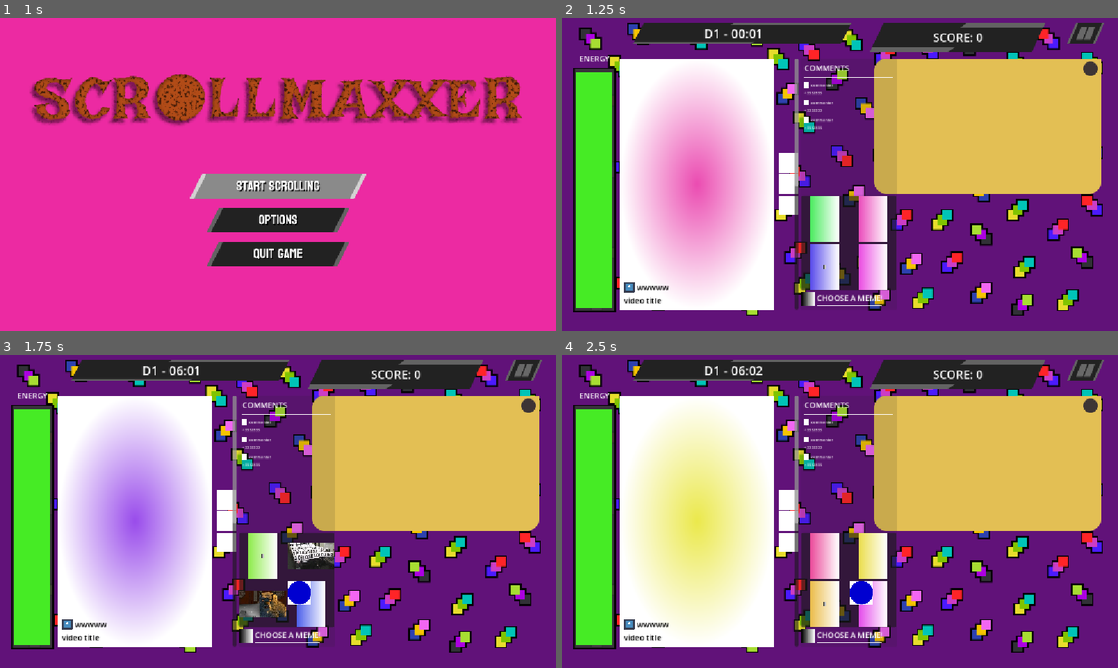
Above: before the commit, frames 1-4 (two rows, left to right).
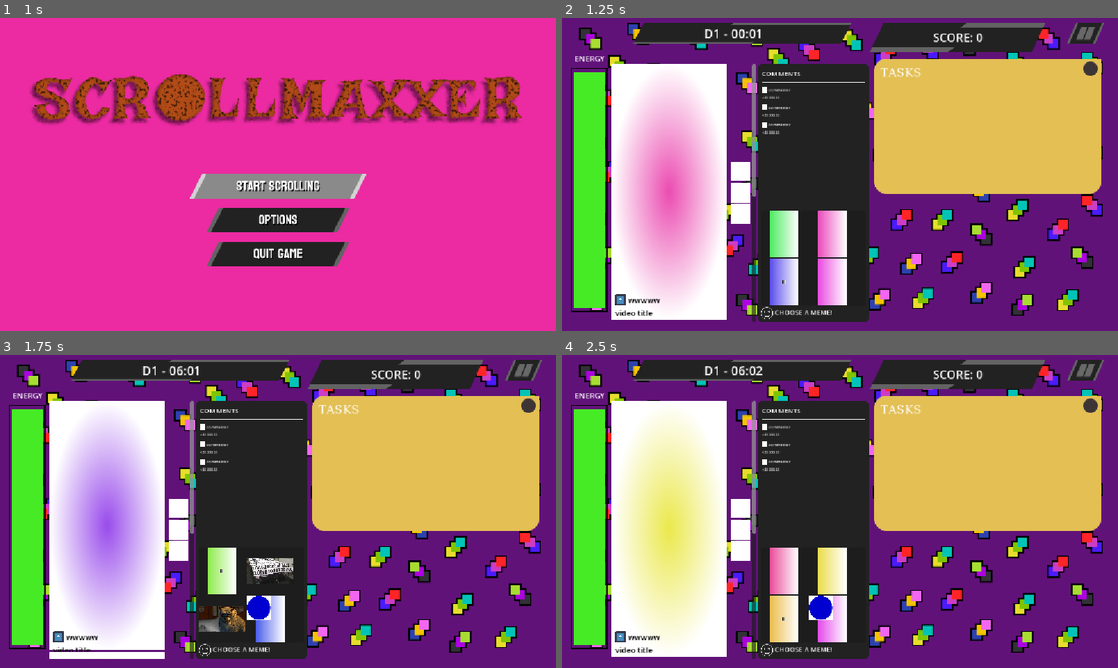
Above: after the commit, the same moments.

Repository: shi-reker/ScrollMaxxer
Game: Godot game, scene res://Scenes/main_menu.tscn
Same seed, same stepped clock (60 frames per second), same inputs: the game is played once before the commit and once after it. The engine's default icon, where the game draws it, is replaced by a stand-in: a white triangle on a blue panel in a dark square. Sound files missing from this copy of the repository are replaced by a short silence.
Inputs (mouse positions are in pixels of both pictures, inside the frame that each line leads up to; where the layout moved, square brackets give the same spot in the first picture):
- Up to frame 1 (1 s): click (278, 187) at 0.5 s
- Up to frame 2 (1.25 s): no input
- Up to frame 3 (1.75 s): click (222, 570) [261, 555] at 1.25 s
- Up to frame 4 (2.5 s): click (834, 570) [873, 555] at 2 s

Frame 1 is identical in both runs. In frame 2, 37% of the frame differs, in the area x 1-65%, y 12-98%; in frame 3, 37%; in frame 4, 37%.

Commit message:
resizing UI

Diff:
--- a/Scenes/comments_panel.tscn
+++ b/Scenes/comments_panel.tscn
@@ -1,31 +1,21 @@
 [gd_scene format=3 uid="uid://b0umvwur1iyax"]
 
+[ext_resource type="Texture2D" uid="uid://c8yono2ruowp8" path="res://assets/UI/comments bg.png" id="1_0eukc"]
 [ext_resource type="PackedScene" uid="uid://dubdbrpnkmn1l" path="res://Scenes/comments.tscn" id="1_ohe8y"]
 [ext_resource type="PackedScene" uid="uid://dnkldi2y71cne" path="res://Scenes/meme_manager.tscn" id="2_0eukc"]
+[ext_resource type="Texture2D" uid="uid://dk6xejswwk6lt" path="res://assets/UI/emoji icon.png" id="4_f1swy"]
 
-[sub_resource type="StyleBoxFlat" id="StyleBoxFlat_f1swy"]
-content_margin_left = 0.0
-content_margin_top = 0.0
-content_margin_right = 0.0
-content_margin_bottom = 0.0
-bg_color = Color(0.13333334, 0.13333334, 0.13333334, 0.13333334)
-corner_radius_top_left = 3
-corner_radius_top_right = 3
-corner_radius_bottom_right = 3
-corner_radius_bottom_left = 3
-corner_detail = 10
+[sub_resource type="StyleBoxTexture" id="StyleBoxTexture_ohe8y"]
+texture = ExtResource("1_0eukc")
 
 [sub_resource type="LabelSettings" id="LabelSettings_g4v7s"]
+font_size = 14
 
-[sub_resource type="Gradient" id="Gradient_c08ds"]
-
-[sub_resource type="GradientTexture2D" id="GradientTexture2D_g4v7s"]
-gradient = SubResource("Gradient_c08ds")
-width = 16
-height = 16
+[sub_resource type="LabelSettings" id="LabelSettings_f1swy"]
+font_size = 14
 
 [node name="MemePanel" type="Control" unique_id=321387236]
-custom_minimum_size = Vector2(200, 520)
+custom_minimum_size = Vector2(230, 520)
 layout_mode = 3
 anchors_preset = 0
 offset_bottom = 520.0
@@ -37,7 +27,7 @@
 anchor_bottom = 1.0
 grow_horizontal = 2
 grow_vertical = 2
-theme_override_styles/panel = SubResource("StyleBoxFlat_f1swy")
+theme_override_styles/panel = SubResource("StyleBoxTexture_ohe8y")
 
 [node name="MarginContainer" type="MarginContainer" parent="." unique_id=1404274269]
 layout_mode = 1
@@ -47,9 +37,9 @@
 grow_horizontal = 2
 grow_vertical = 2
 theme_override_constants/margin_left = 8
-theme_override_constants/margin_top = 8
+theme_override_constants/margin_top = 10
 theme_override_constants/margin_right = 8
-theme_override_constants/margin_bottom = 8
+theme_override_constants/margin_bottom = 10
 
 [node name="VBoxContainer" type="VBoxContainer" parent="MarginContainer" unique_id=471871722]
 layout_mode = 2
@@ -57,8 +47,10 @@
 
 [node name="Label" type="Label" parent="MarginContainer/VBoxContainer" unique_id=438333460]
 layout_mode = 2
+size_flags_vertical = 8
 text = "COMMENTS"
 label_settings = SubResource("LabelSettings_g4v7s")
+vertical_alignment = 1
 
 [node name="ColorRect" type="ColorRect" parent="MarginContainer/VBoxContainer" unique_id=1442354048]
 custom_minimum_size = Vector2(0, 2)
@@ -82,10 +74,10 @@
 anchor_bottom = 1.0
 grow_horizontal = 2
 grow_vertical = 0
-theme_override_constants/margin_left = 8
-theme_override_constants/margin_top = 8
-theme_override_constants/margin_right = 8
-theme_override_constants/margin_bottom = 8
+theme_override_constants/margin_left = 6
+theme_override_constants/margin_top = 6
+theme_override_constants/margin_right = 6
+theme_override_constants/margin_bottom = 6
 
 [node name="VBoxContainer" type="VBoxContainer" parent="MarginContainer2" unique_id=1205702676]
 layout_mode = 2
@@ -101,15 +93,17 @@
 
 [node name="TextureRect" type="TextureRect" parent="MarginContainer2/VBoxContainer/HBoxContainer" unique_id=897160237]
 layout_mode = 2
-texture = SubResource("GradientTexture2D_g4v7s")
+texture = ExtResource("4_f1swy")
 expand_mode = 3
 
 [node name="VBoxContainer" type="VBoxContainer" parent="MarginContainer2/VBoxContainer/HBoxContainer" unique_id=2041937686]
 layout_mode = 2
+size_flags_horizontal = 3
 
 [node name="Label" type="Label" parent="MarginContainer2/VBoxContainer/HBoxContainer/VBoxContainer" unique_id=1269845348]
 layout_mode = 2
 text = "CHOOSE A MEME!"
+label_settings = SubResource("LabelSettings_f1swy")
 
 [node name="ColorRect" type="ColorRect" parent="MarginContainer2/VBoxContainer/HBoxContainer/VBoxContainer" unique_id=93219920]
 custom_minimum_size = Vector2(-1, 1)
--- a/Scenes/content.tscn
+++ b/Scenes/content.tscn
@@ -2,7 +2,7 @@
 
 [ext_resource type="Script" uid="uid://b03rga3wdym70" path="res://scripts/contents/content.gd" id="1_fy1iq"]
 [ext_resource type="Resource" uid="uid://d1ueg12sba8bk" path="res://resources/contents/blue.tres" id="2_7skcx"]
-[ext_resource type="Texture2D" uid="uid://bdtxubpj2gsv0" path="res://assets/temp_content_sprite.tres" id="3_51eih"]
+[ext_resource type="Texture2D" uid="uid://wkfbalmjm2a7" path="res://assets/temp_content_sprite.png" id="3_7skcx"]
 [ext_resource type="Texture2D" uid="uid://cki8ckya4n6we" path="res://icon.svg" id="4_7skcx"]
 
 [sub_resource type="StyleBoxFlat" id="StyleBoxFlat_g4v7s"]
@@ -16,8 +16,8 @@
 font_color = Color(0, 0, 0, 1)
 
 [node name="Content" type="Control" unique_id=474919709 node_paths=PackedStringArray("sprite")]
-custom_minimum_size = Vector2(370, 520)
-custom_maximum_size = Vector2(-1, 520)
+custom_minimum_size = Vector2(240, 520)
+custom_maximum_size = Vector2(245, 540)
 layout_mode = 3
 anchors_preset = 15
 anchor_right = 1.0
@@ -28,6 +28,8 @@
 grow_vertical = 2
 script = ExtResource("1_fy1iq")
 sprite = NodePath("TextureRect")
+max_x = 240
+max_y = 535
 content_stats = ExtResource("2_7skcx")
 
 [node name="Panel" type="Panel" parent="." unique_id=777585480]
@@ -44,18 +46,19 @@
 layout_mode = 1
 anchors_preset = 9
 anchor_bottom = 1.0
-offset_right = 320.0
+offset_right = 240.0
+offset_bottom = -5.0
 grow_vertical = 2
-texture = ExtResource("3_51eih")
+texture = ExtResource("3_7skcx")
 
 [node name="HBoxContainer" type="HBoxContainer" parent="." unique_id=426759513]
 layout_mode = 1
-offset_right = 368.0
-offset_bottom = 520.0
-theme_override_constants/separation = 10
+offset_right = 288.0
+offset_bottom = 535.0
+theme_override_constants/separation = 8
 
 [node name="MarginContainer" type="MarginContainer" parent="HBoxContainer" unique_id=961081987]
-custom_minimum_size = Vector2(320, 520)
+custom_minimum_size = Vector2(240, 535)
 layout_mode = 2
 theme_override_constants/margin_left = 8
 theme_override_constants/margin_top = 8
@@ -86,6 +89,8 @@
 
 [node name="ActionIcons" type="VBoxContainer" parent="HBoxContainer" unique_id=1750718540]
 layout_mode = 2
+size_flags_horizontal = 0
+size_flags_vertical = 4
 alignment = 1
 
 [node name="Icon1" type="ColorRect" parent="HBoxContainer/ActionIcons" unique_id=1584218836]
--- a/Scenes/main.tscn
+++ b/Scenes/main.tscn
@@ -36,6 +36,66 @@
 font = SubResource("SystemFont_c53bp")
 font_size = 24
 
+[sub_resource type="FontFile" id="FontFile_53qbn"]
+cache/0/variation_coordinates = {}
+cache/0/face_index = 0
+cache/0/embolden = 0.0
+cache/0/transform = Transform2D(1, 0, 0, 1, 0, 0)
+cache/0/spacing_top = 0
+cache/0/spacing_bottom = 0
+cache/0/spacing_space = 0
+cache/0/spacing_glyph = 0
+cache/0/baseline_offset = 0.0
+cache/0/16/0/ascent = 0.0
+cache/0/16/0/descent = 0.0
+cache/0/16/0/underline_position = 0.0
+cache/0/16/0/underline_thickness = 0.0
+cache/0/16/0/scale = 1.0
+cache/0/17/0/ascent = 0.0
+cache/0/17/0/descent = 0.0
+cache/0/17/0/underline_position = 0.0
+cache/0/17/0/underline_thickness = 0.0
+cache/0/17/0/scale = 1.0
+cache/0/18/0/ascent = 0.0
+cache/0/18/0/descent = 0.0
+cache/0/18/0/underline_position = 0.0
+cache/0/18/0/underline_thickness = 0.0
+cache/0/18/0/scale = 1.0
+cache/0/19/0/ascent = 0.0
+cache/0/19/0/descent = 0.0
+cache/0/19/0/underline_position = 0.0
+cache/0/19/0/underline_thickness = 0.0
+cache/0/19/0/scale = 1.0
+cache/0/20/0/ascent = 0.0
+cache/0/20/0/descent = 0.0
+cache/0/20/0/underline_position = 0.0
+cache/0/20/0/underline_thickness = 0.0
+cache/0/20/0/scale = 1.0
+cache/0/21/0/ascent = 0.0
+cache/0/21/0/descent = 0.0
+cache/0/21/0/underline_position = 0.0
+cache/0/21/0/underline_thickness = 0.0
+cache/0/21/0/scale = 1.0
+cache/0/22/0/ascent = 0.0
+cache/0/22/0/descent = 0.0
+cache/0/22/0/underline_position = 0.0
+cache/0/22/0/underline_thickness = 0.0
+cache/0/22/0/scale = 1.0
+cache/0/23/0/ascent = 0.0
+cache/0/23/0/descent = 0.0
+cache/0/23/0/underline_position = 0.0
+cache/0/23/0/underline_thickness = 0.0
+cache/0/23/0/scale = 1.0
+cache/0/24/0/ascent = 0.0
+cache/0/24/0/descent = 0.0
+cache/0/24/0/underline_position = 0.0
+cache/0/24/0/underline_thickness = 0.0
+cache/0/24/0/scale = 1.0
+
+[sub_resource type="LabelSettings" id="LabelSettings_pkeh2"]
+font = SubResource("FontFile_53qbn")
+font_size = 24
+
 [node name="Main" type="Node2D" unique_id=1606289912 node_paths=PackedStringArray("cur_content", "content_manager", "meme_manager", "clock", "energyBar", "combo_counter", "effect_manager", "pause", "scoreBoard", "to_do_list", "hoverSound", "pressSound")]
 script = ExtResource("1_fdnlq")
 cur_content = NodePath("BG layer/UI layer/DevicePanel/ContentPanel/ContentList/Content")
@@ -151,6 +211,22 @@
 scoller = NodePath("ScrollContainer")
 game = NodePath("../../..")
 
+[node name="VBoxContainer" type="VBoxContainer" parent="BG layer/UI layer/ToDoList" unique_id=1799758985]
+layout_mode = 1
+anchors_preset = -1
+anchor_left = 0.028
+anchor_top = 0.06
+anchor_right = 0.028
+anchor_bottom = 0.06
+offset_right = 48.0
+offset_bottom = 40.0
+
+[node name="Label" type="Label" parent="BG layer/UI layer/ToDoList/VBoxContainer" unique_id=1867596170]
+layout_mode = 2
+text = "tasks"
+label_settings = SubResource("LabelSettings_pkeh2")
+uppercase = true
+
 [node name="ScrollContainer" type="ScrollContainer" parent="BG layer/UI layer/ToDoList" unique_id=1336885851]
 clip_contents = false
 layout_mode = 1
@@ -168,25 +244,35 @@
 theme_override_constants/separation = 5
 
 [node name="DevicePanel" type="HBoxContainer" parent="BG layer/UI layer" unique_id=1990654489]
-offset_left = 120.0
-offset_top = 84.0
-offset_right = 120.0
-offset_bottom = 84.0
+custom_minimum_size = Vector2(530, 0)
+anchors_preset = -1
+anchor_left = 0.32
+anchor_top = 0.56
+anchor_right = 0.32
+anchor_bottom = 0.56
+offset_left = -265.0
+offset_top = -267.5
+offset_right = 265.0
+offset_bottom = 267.5
+grow_horizontal = 2
+grow_vertical = 2
 
 [node name="ContentPanel" type="ScrollContainer" parent="BG layer/UI layer/DevicePanel" unique_id=1965992437 node_paths=PackedStringArray("content1", "content2")]
-custom_minimum_size = Vector2(370, 520)
-layout_mode = 2
+custom_minimum_size = Vector2(300, 535)
+layout_mode = 2
+size_flags_horizontal = 0
 script = ExtResource("10_6iyac")
 content1 = NodePath("ContentList/Content")
 content2 = NodePath("ContentList/Content2")
 
 [node name="ContentList" type="VBoxContainer" parent="BG layer/UI layer/DevicePanel/ContentPanel" unique_id=1136474206]
 layout_mode = 2
-size_flags_horizontal = 6
+size_flags_horizontal = 2
 size_flags_vertical = 6
 theme_override_constants/separation = 0
 
 [node name="Content" parent="BG layer/UI layer/DevicePanel/ContentPanel/ContentList" unique_id=474919709 instance=ExtResource("11_6iyac")]
+custom_minimum_size = Vector2(240, 535)
 layout_mode = 2
 size_flags_horizontal = 4
 size_flags_vertical = 4
@@ -207,18 +293,18 @@
 
 [node name="EnergyBar" type="TextureProgressBar" parent="BG layer/UI layer" unique_id=1382169033]
 anchors_preset = -1
-anchor_left = 0.02
+anchor_left = 0.016
 anchor_top = 0.55
-anchor_right = 0.02
+anchor_right = 0.016
 anchor_bottom = 0.55
 offset_top = -253.0
-offset_right = 88.0
+offset_right = 77.0
 offset_bottom = 253.00003
 grow_vertical = 2
 fill_mode = 3
 texture_under = ExtResource("16_k12tt")
 texture_progress = ExtResource("17_h1bgf")
-texture_progress_offset = Vector2(7, 8)
+texture_progress_offset = Vector2(6, 8)
 script = ExtResource("18_hibaj")
 
 [node name="EnergyLabel" type="Label" parent="BG layer/UI layer/EnergyBar" unique_id=810380507]
--- a/Scenes/tasks.tscn
+++ b/Scenes/tasks.tscn
@@ -11,8 +11,30 @@
 [ext_resource type="Texture2D" uid="uid://qjo103v2eo7q" path="res://assets/UI/buttons/tasks/progress button hover.png" id="8_stw6w"]
 [ext_resource type="Texture2D" uid="uid://b7cfay0a7gu5v" path="res://assets/free_task_label.png" id="9_0eaug"]
 
+[sub_resource type="FontFile" id="FontFile_stw6w"]
+cache/0/variation_coordinates = {}
+cache/0/face_index = 0
+cache/0/embolden = 0.0
+cache/0/transform = Transform2D(1, 0, 0, 1, 0, 0)
+cache/0/spacing_top = 0
+cache/0/spacing_bottom = 0
+cache/0/spacing_space = 0
+cache/0/spacing_glyph = 0
+cache/0/baseline_offset = 0.0
+cache/0/16/0/ascent = 0.0
+cache/0/16/0/descent = 0.0
+cache/0/16/0/underline_position = 0.0
+cache/0/16/0/underline_thickness = 0.0
+cache/0/16/0/scale = 1.0
+cache/0/18/0/ascent = 0.0
+cache/0/18/0/descent = 0.0
+cache/0/18/0/underline_position = 0.0
+cache/0/18/0/underline_thickness = 0.0
+cache/0/18/0/scale = 1.0
+
 [sub_resource type="LabelSettings" id="LabelSettings_pkeh2"]
 line_spacing = 0.0
+font = SubResource("FontFile_stw6w")
 font_size = 18
 
 [sub_resource type="SystemFont" id="SystemFont_c53bp"]
@@ -20,7 +42,7 @@
 
 [sub_resource type="LabelSettings" id="LabelSettings_53qbn"]
 font = SubResource("SystemFont_c53bp")
-font_size = 9
+font_size = 12
 
 [sub_resource type="LabelSettings" id="LabelSettings_vrt4m"]
 font_size = 12
@@ -32,8 +54,8 @@
 font_size = 12
 
 [node name="Task" type="TextureRect" unique_id=500604406 node_paths=PackedStringArray("taskTitle", "taskDue", "taskPBar", "taskPNum", "taskPDur", "taskPCost", "freeTex", "complTex")]
-offset_right = 468.0
-offset_bottom = 30.0
+offset_right = 440.0
+offset_bottom = 40.0
 texture = ExtResource("1_et2hn")
 script = ExtResource("2_x5snx")
 taskTitle = NodePath("titles/TaskTitle")
@@ -46,11 +68,17 @@
 complTex = NodePath("HBoxContainer2/HBoxContainer/ProgressDur/ComplTex")
 
 [node name="titles" type="VBoxContainer" parent="." unique_id=990017564]
-layout_mode = 0
-offset_left = 9.0
-offset_top = 1.5
-offset_right = 239.0
-offset_bottom = 38.5
+layout_mode = 1
+anchors_preset = -1
+anchor_left = 0.46
+anchor_top = 0.5
+anchor_right = 0.46
+anchor_bottom = 0.5
+offset_left = -190.0
+offset_top = -18.5
+offset_bottom = 18.5
+grow_horizontal = 0
+grow_vertical = 2
 offset_transform_enabled = true
 theme_override_constants/separation = -2
 alignment = 1
@@ -80,9 +108,9 @@
 propagate_maximum_size = false
 layout_mode = 1
 anchors_preset = -1
-anchor_left = 0.5
-anchor_top = 0.5
-anchor_right = 0.5
+anchor_left = 0.46
+anchor_top = 0.5
+anchor_right = 0.46
 anchor_bottom = 0.5
 offset_left = 5.5
 offset_top = -10.0
Binary file added: assets/UI/comments bg.png
Not shown, added: assets/UI/comments bg.png.import
Binary file added: assets/UI/emoji icon.png
Not shown, added: assets/UI/emoji icon.png.import
Binary file changed: assets/UI/energy bar empty.png
Binary file changed: assets/UI/energy bar fill.png
Binary file changed: assets/UI/task bg medium.png
Binary file changed: assets/UI/task bg short.png
Binary file changed: assets/UI/tasks bg long.png
Binary file changed: assets/UI/tasks bg.png
Binary file added: assets/temp_content_sprite.png
Not shown, added: assets/temp_content_sprite.png.import
